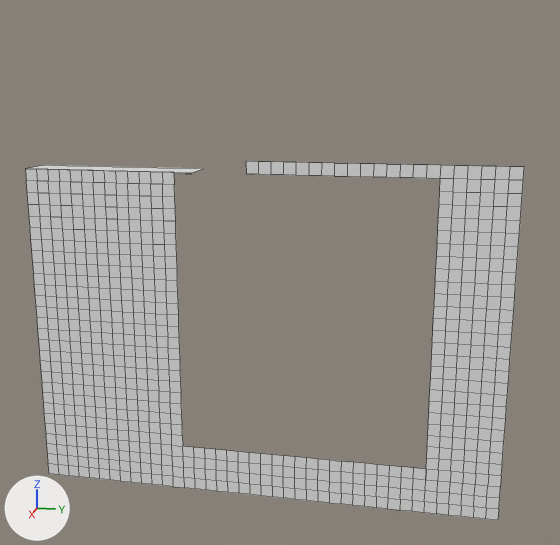
A saved change to the Blender file assets/wasteland/groud.blend.
One viewpoint serves both versions: a 50 mm camera at (120.5, 39.8, 61.1) aimed at (-2.7, 15.1, 30.3). The axes (+X, +Y, +Z) are drawn at lower left. The lights are the same throughout. Mesh edges are drawn as thin lines. Materials are left out; every surface is plain grey.
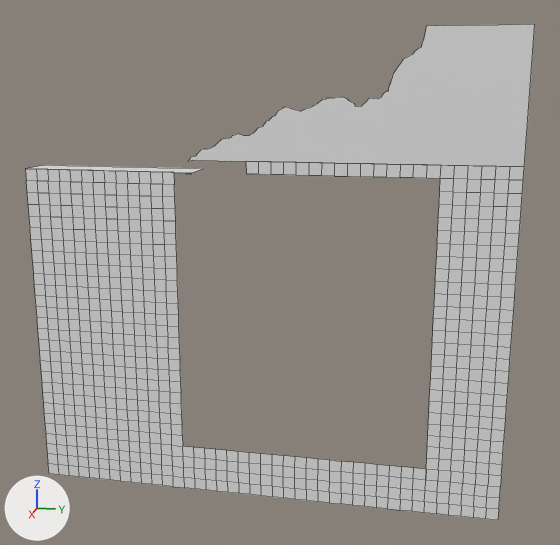
Boxes [x1, y1, x2, y2] around the edits, measured in the pictures (560 x 545 px; the box of a moved part takes in the faces that stretch with it):
'Plane.005', reshaped (38% taller)
    before: [26, 161, 524, 520]
    after: [26, 24, 535, 520]
part 1 of me_plane_005, moved or reshaped (not visible before)
    after: [189, 24, 535, 167]

The change, as a list of edits to the scene's bpy script:
```text
Change me_plane_005:
    used by ob_plane_005; location = (1.0, -1.5, -1.0); rotation_euler = (-1.571, 0.0, -1.571), in degrees (-90, 0, -90)
    remove me_plane_005.from_pydata(...)  # 763 vertices, 640 faces, 1 loose edge; spans x -54.0..26.0, y -50.0..8.0, z -6.3..0.0
    add me_plane_005.from_pydata(...)  # 870 vertices, 641 faces; spans x -54.0..26.0, y -70.0..8.0, z -6.3..0.0
    me_plane_005 part 1
    1 loose edge is deleted
    102 vertices are added at x -54.0..-2.5, y -70.0..-49.9, z 0.0
    5 new vertices lie (0.6, 0.3, 0.0) away from vertices in x -38.1..-3.2, y -66.9..-50.0, z 0.0
    1 new face joins them
```
